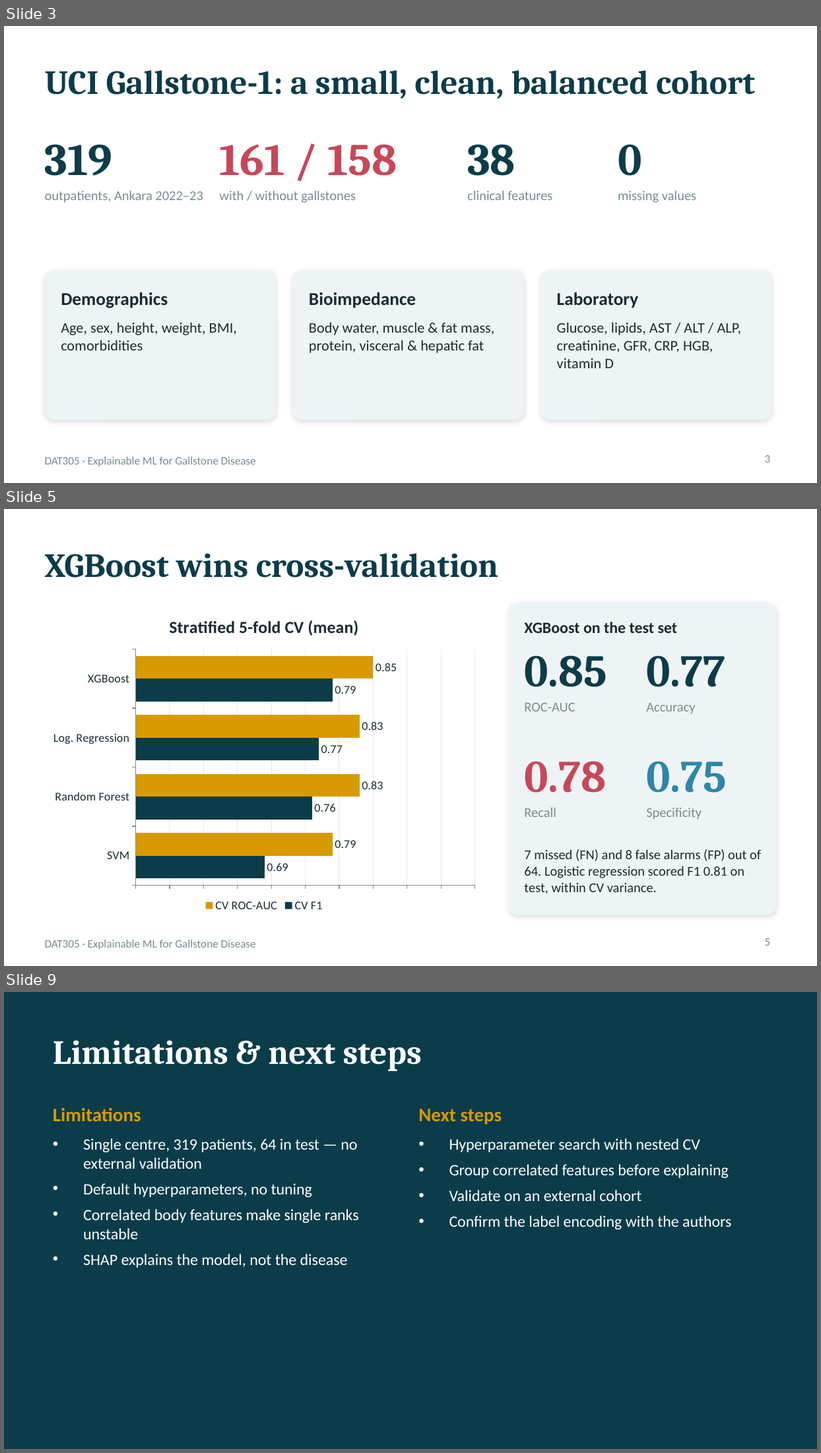
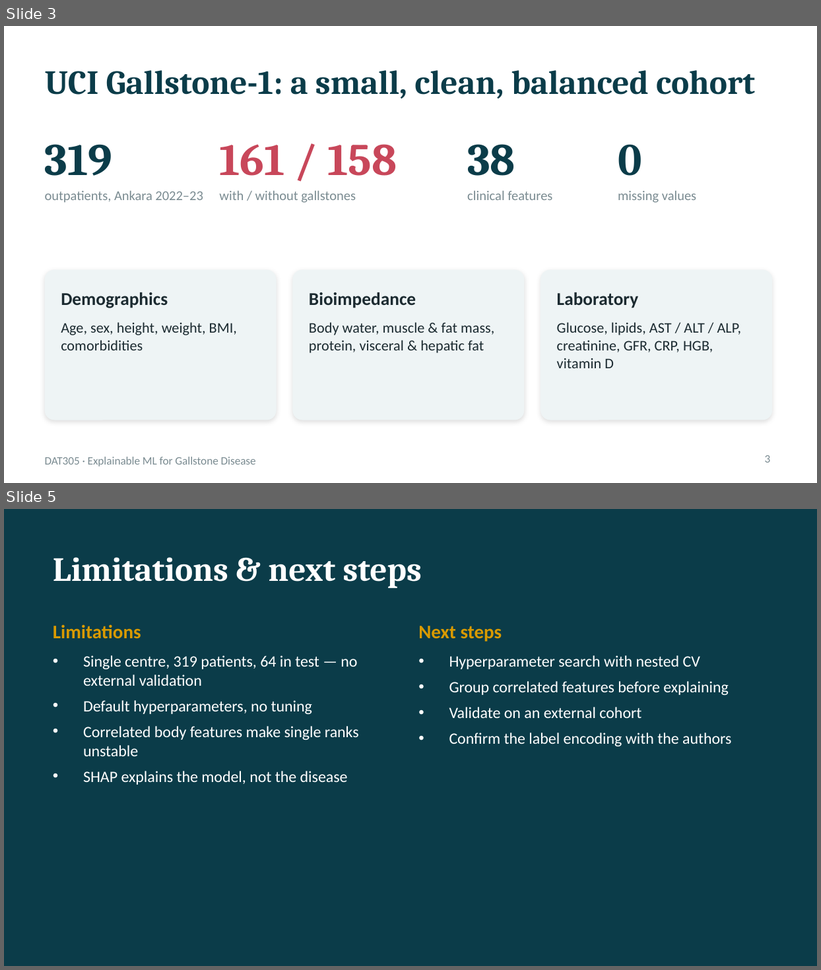
Before and after one commit to taro-py/gallstone-ml-xai, a slide deck: presentation/presentation.pptx. Shown one above the other, each under a label of ours: slides 3, 5 and 9 before the commit, slides 3 and 5 after it; the slides between them are not shown. The pictures are 821x1453 and 821x970 pixels, drawn with LibreOffice and Linux fonts; fonts in the diff are those of the drawing. Boxes give left, top, right and bottom in pixels: in the first picture for what was removed or moved away, otherwise in the second. Text is boxed around its words. In the diff, an @@ line names an element or a change of style, - is before the commit and + after.

```diff
--- a/presentation/presentation.pptx
+++ b/presentation/presentation.pptx
@@ slide 5 removed at bbox=[4, 509, 817, 966], background #FFFFFF; not listed: 1 template element that a slide beside it also shows @@
@@ title removed at bbox=[45, 553, 498, 578] @@
-XGBoost wins cross-validation
@@ bar chart removed at bbox=[45, 602, 484, 916] @@
-title "Stratified 5-fold CV (mean)"
-categories: SVM, Random Forest, Log. Regression, XGBoost
-CV F1: 0.69, 0.76, 0.77, 0.79
-CV ROC-AUC: 0.79, 0.83, 0.83, 0.85
@@ rounded rectangle removed at bbox=[508, 602, 777, 916] @@
@@ text removed at bbox=[524, 622, 678, 633] @@
-XGBoost on the test set
@@ text removed at bbox=[524, 656, 607, 687] @@
-0.85
@@ text removed at bbox=[646, 656, 725, 687] @@
-0.77
@@ text removed at bbox=[524, 703, 575, 712] @@
-ROC-AUC
@@ text removed at bbox=[646, 703, 695, 714] @@
-Accuracy
@@ text removed at bbox=[524, 761, 606, 793] @@
-0.78
@@ text removed at bbox=[646, 761, 727, 793] @@
-0.75
@@ text removed at bbox=[524, 808, 556, 817] @@
-Recall
@@ text removed at bbox=[646, 808, 702, 819] @@
-Specificity
@@ text removed at bbox=[524, 850, 761, 894] @@
-7 missed (FN) and 8 false alarms (FP) out of 64. Logistic regression scored F1 0.81 on test, within CV variance.
@@ page number removed at bbox=[765, 939, 771, 946] @@
-5
@@ what was slide 9 is now slide 5 @@
```
Also in this commit, not shown: 2 slides changed, 3 other slides removed, 3 other files.
